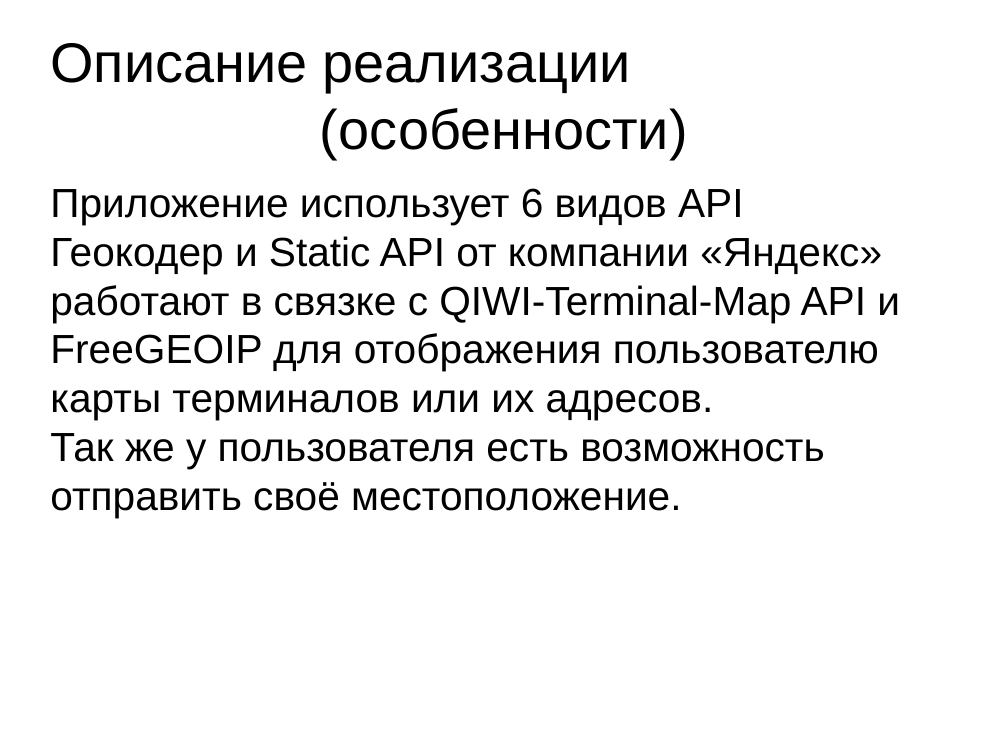
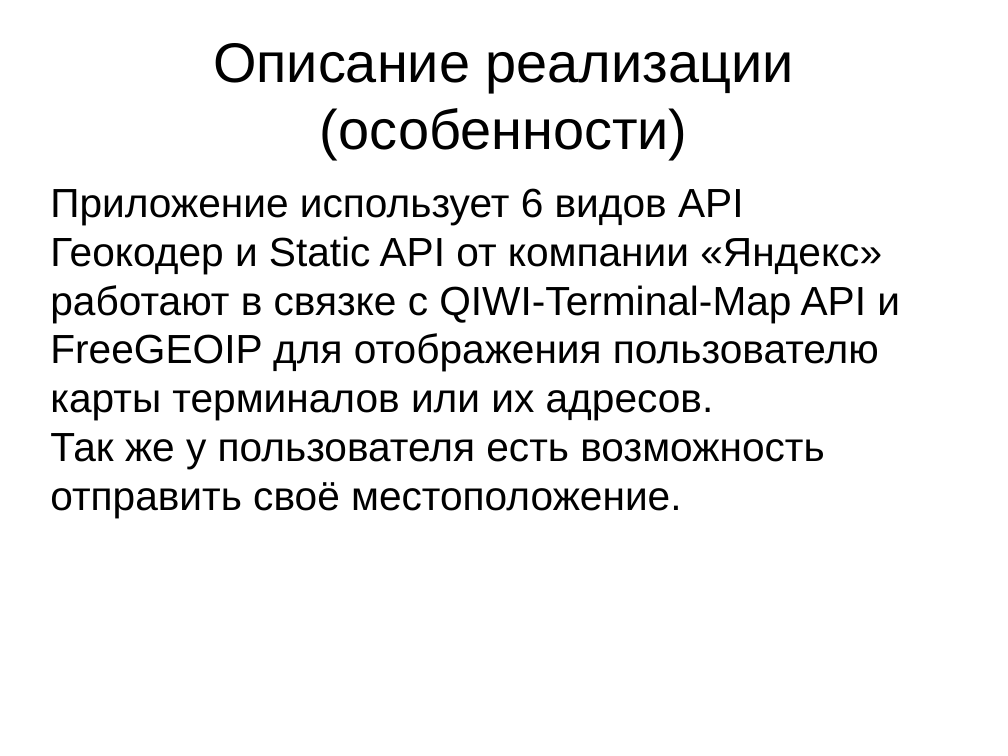
Before and after one commit to Kirill-Lekhov/Telegram-Qiwi-Bot, a slide deck: slide 5 of Telegram-Qiwi-Bot.pptx. Drawn at 1008x756 pixels with LibreOffice and Linux fonts; fonts in the diff are those of the drawing. Boxes give left, top, right and bottom in pixels: in the first picture for what was removed or moved away, otherwise in the second. Text is boxed around its words. In the diff, an @@ line names an element or a change of style, - is before the commit and + after.

```diff
--- a/Telegram-Qiwi-Bot.pptx
+++ b/Telegram-Qiwi-Bot.pptx
@@ text at (213,43,794,158): text changed @@
-Описание реализации
-(особенности)
+Описание реализации
+(особенности)
```
Also in this commit, not shown: 13 other slides changed.
